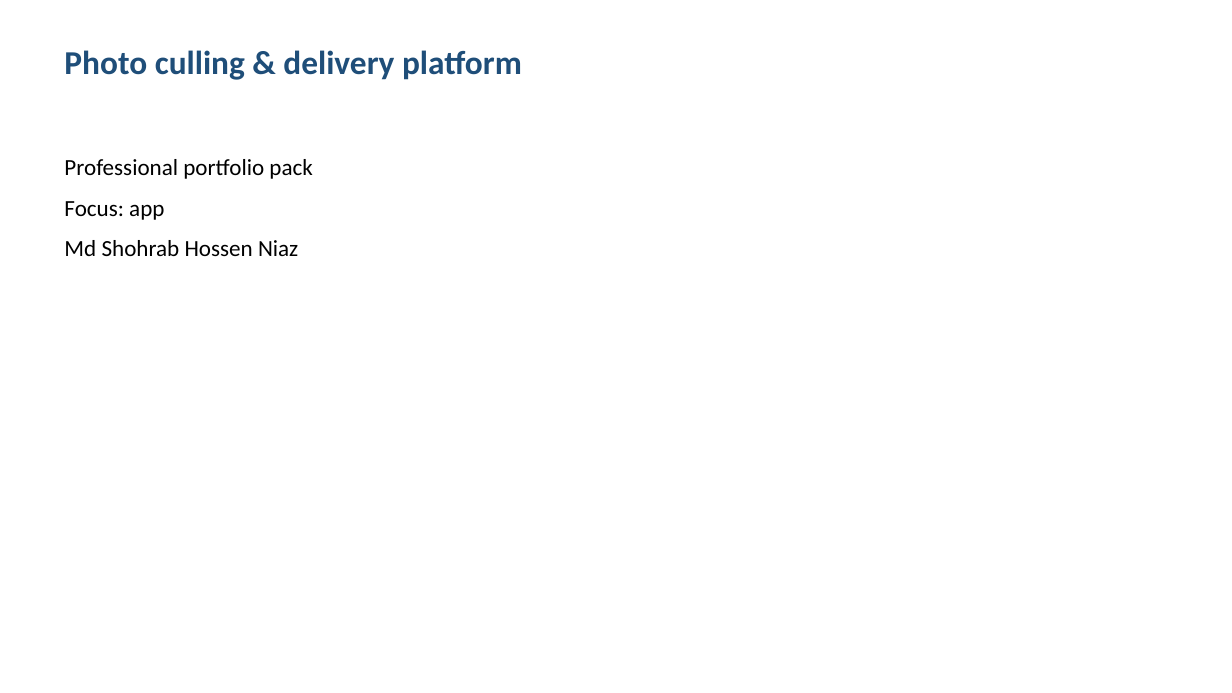
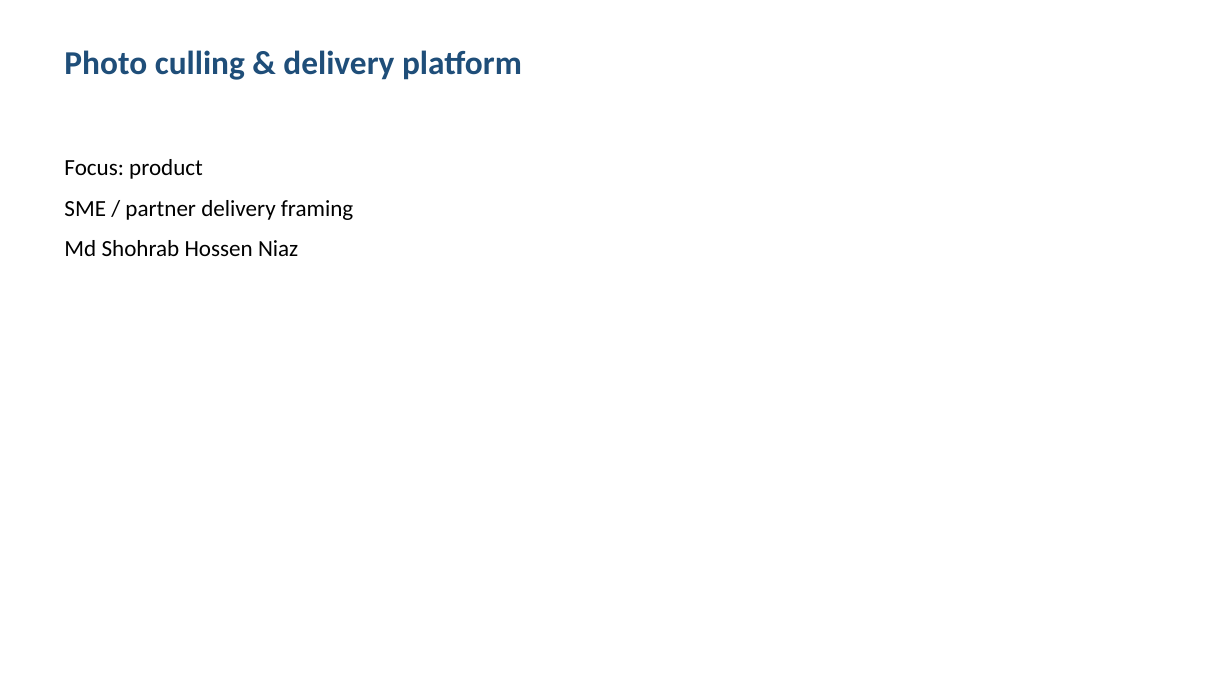
Before and after one commit to shohrabniaz/photo-culling-delivery-platform, a slide deck: slide 1 of Final_Submission/02_Presentation.pptx. Drawn at 1232x693 pixels with LibreOffice and Linux fonts; fonts in the diff are those of the drawing. Boxes give left, top, right and bottom in pixels: in the first picture for what was removed or moved away, otherwise in the second. Text is boxed around its words. In the diff, an @@ line names an element or a change of style, - is before the commit and + after.

Commit message:
Polish portfolio pack for professional showcase readiness.

```diff
--- a/Final_Submission/02_Presentation.pptx
+++ b/Final_Submission/02_Presentation.pptx
@@ text at <box>64,159,353,220</box>: text changed @@
-Professional portfolio pack
-Focus: app
+Focus: product
+SME / partner delivery framing
```
Also in this commit, not shown: 2 other slides changed, 1 slide added, 1 slide removed, 12 other files.
